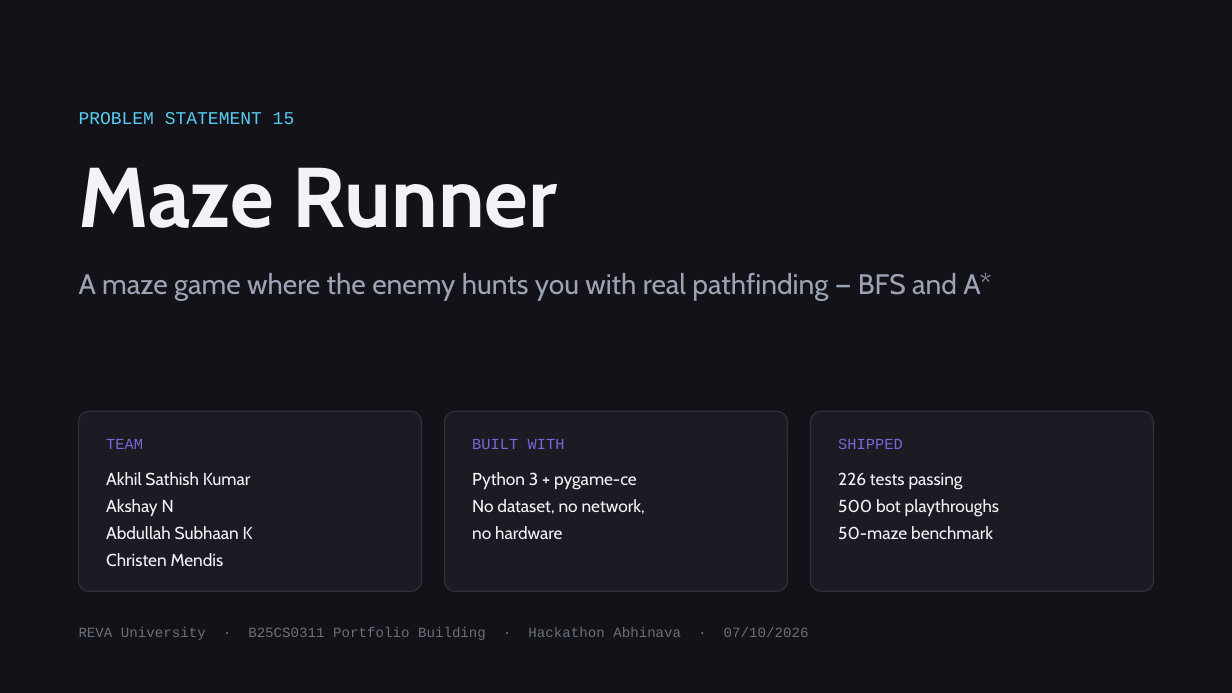
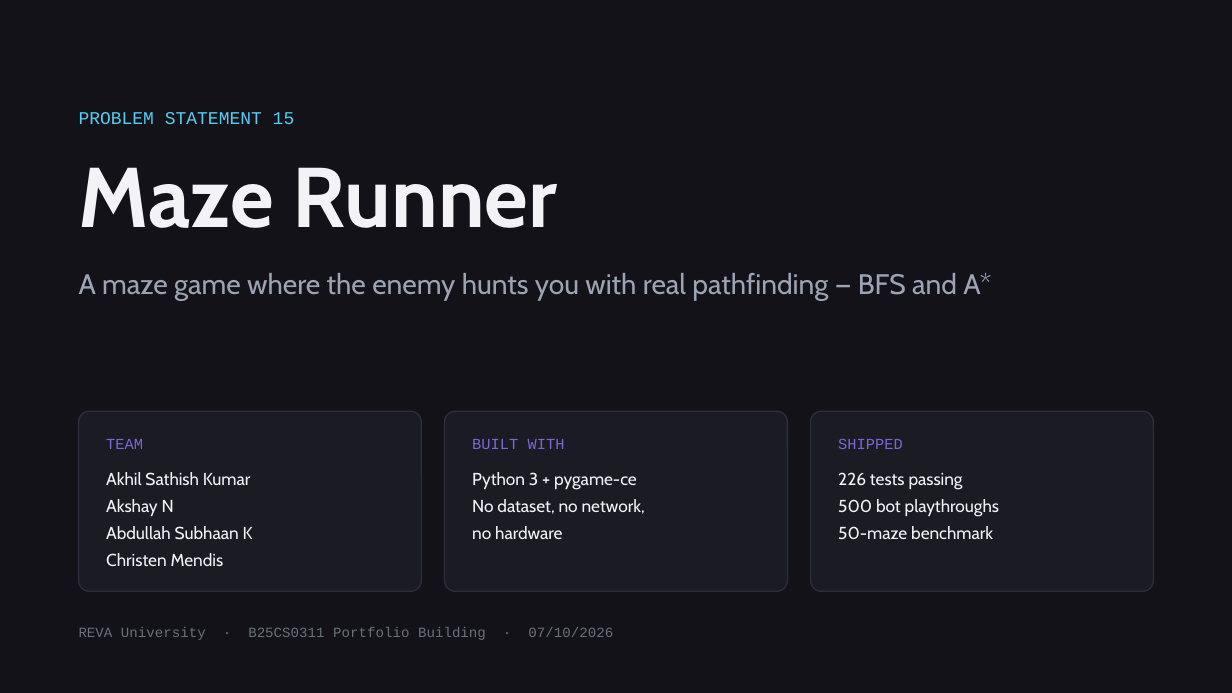
Before and after one commit to Hyperval/maze-runner, a slide deck: slide 1 of docs/MazeRunner_Slides.pptx. Drawn at 1232x693 pixels with LibreOffice and Linux fonts; fonts in the diff are those of the drawing. Boxes give left, top, right and bottom in pixels: in the first picture for what was removed or moved away, otherwise in the second. Text is boxed around its words. In the diff, an @@ line names an element or a change of style, - is before the commit and + after.

```diff
--- a/docs/MazeRunner_Slides.pptx
+++ b/docs/MazeRunner_Slides.pptx
@@ text at (79,627,613,640): text changed @@
-REVA University · B25CS0311 Portfolio Building · Hackathon Abhinava · 07/10/2026
+REVA University · B25CS0311 Portfolio Building · 07/10/2026
```
Also in this commit, not shown: 1 slide added, 1 slide removed, 12 other files.
